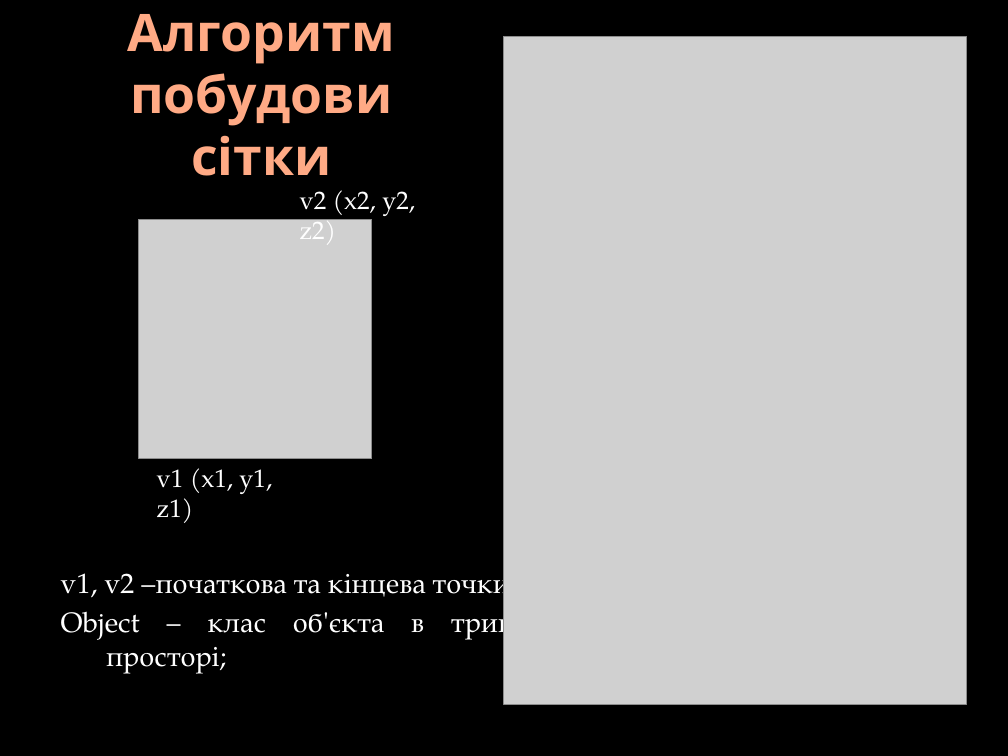
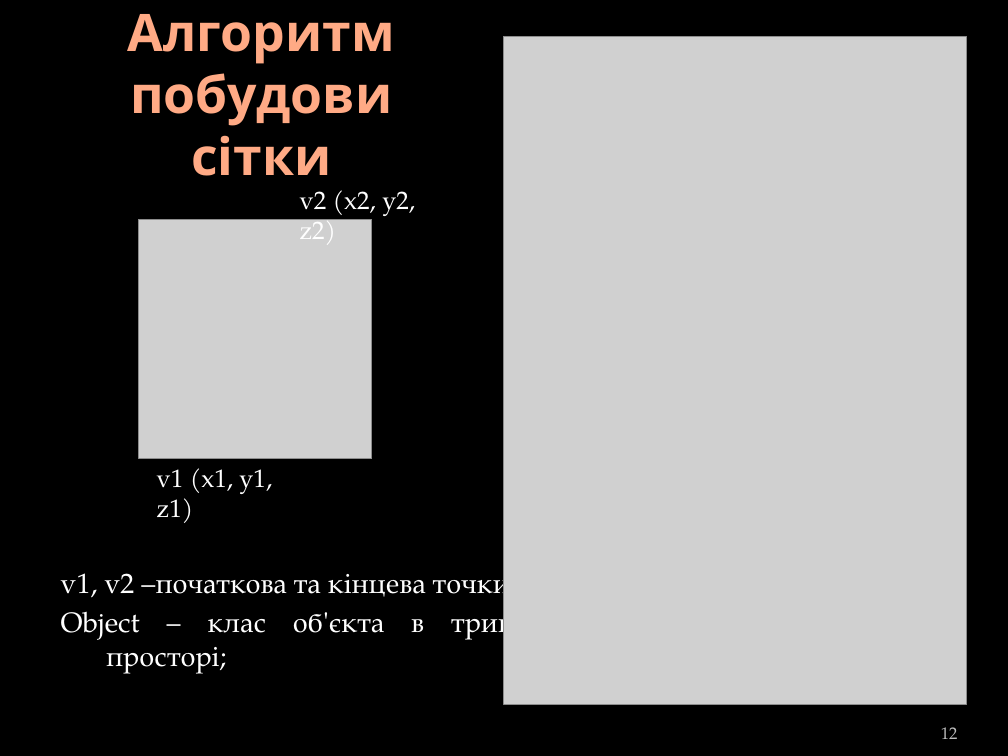
Before and after one commit to DoctorScrept/Temp, a slide deck: slide 12 of Report/DiplomReport.pptx. Drawn at 1008x756 pixels with LibreOffice and Linux fonts; fonts in the diff are those of the drawing; grey boxes stand for pictures; background and template pictures are left out. Boxes give left, top, right and bottom in pixels: in the first picture for what was removed or moved away, otherwise in the second. Text is boxed around its words. In the diff, an @@ line names an element or a change of style, - is before the commit and + after.

```diff
--- a/Report/DiplomReport.pptx
+++ b/Report/DiplomReport.pptx
@@ page number added at bbox=[941, 727, 958, 739], 12 pt, text #BDBDBD @@
+12
```
Also in this commit, not shown: 12 other slides changed, 8 slides removed, 5 other files.
